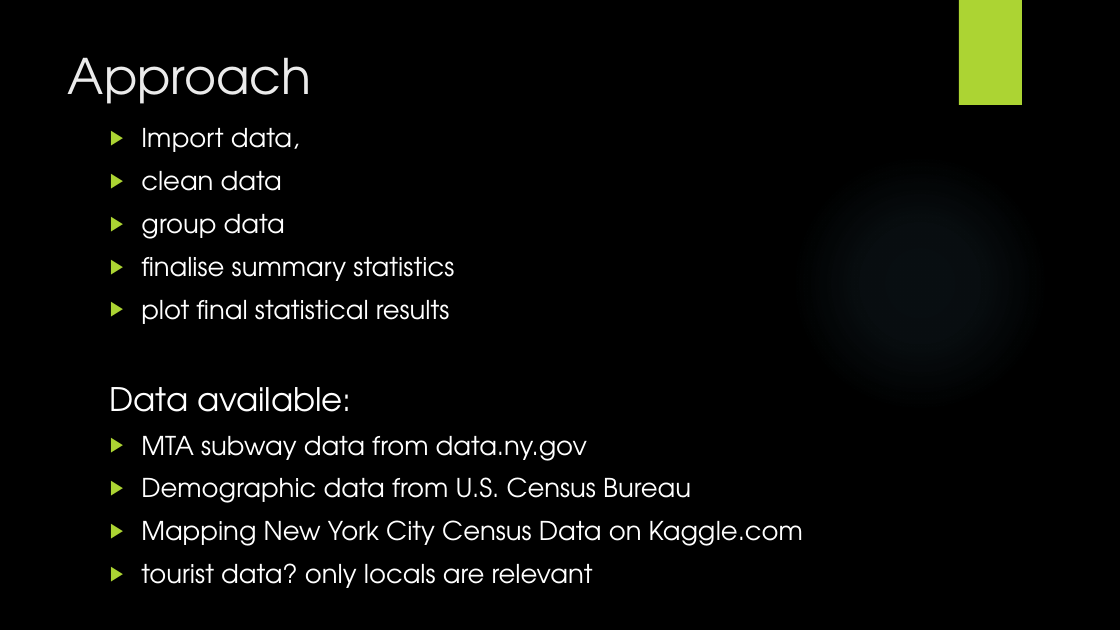
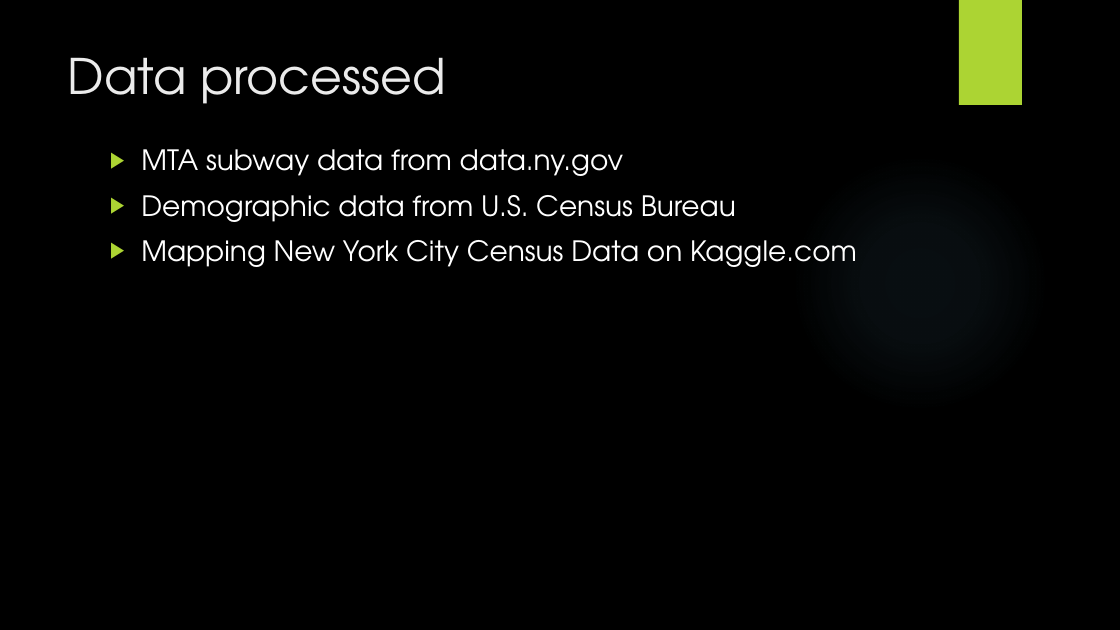
Before and after one commit to JNYH/projectbenson, a slide deck: slide 3 of OptimizeStreetTeamDeployment.pptx (slide 4 before the commit). Drawn at 1120x630 pixels with LibreOffice and Linux fonts; fonts in the diff are those of the drawing; background and template pictures are left out. Boxes give left, top, right and bottom in pixels: in the first picture for what was removed or moved away, otherwise in the second. Text is boxed around its words. In the diff, an @@ line names an element or a change of style, - is before the commit and + after.

Commit message:
updated ppt file

```diff
--- a/OptimizeStreetTeamDeployment.pptx
+++ b/OptimizeStreetTeamDeployment.pptx
@@ title at [68, 57, 446, 104]: text changed @@
-Approach
+Data processed
@@ text "MTA subway data from data.ny.gov": place and size @@
-text "MTA subway data from data.ny.gov" at [110, 128, 803, 588]
+text "MTA subway data from data.ny.gov" at [141, 149, 857, 267]
@@ text "MTA subway data from data.ny.gov" at [141, 149, 857, 267]: size 22.2 to 24 pt @@
@@ text at [110, 128, 454, 412]: paragraphs removed @@
-▶ Import data,
-▶ clean data
-▶ group data
-▶ finalise summary statistics
-▶ plot final statistical results
-Data available:
@@ text at [141, 563, 593, 588]: paragraph removed @@
-▶ tourist data? only locals are relevant
```
Also in this commit, not shown: 5 other slides changed, 5 slides added, 1 slide removed.
